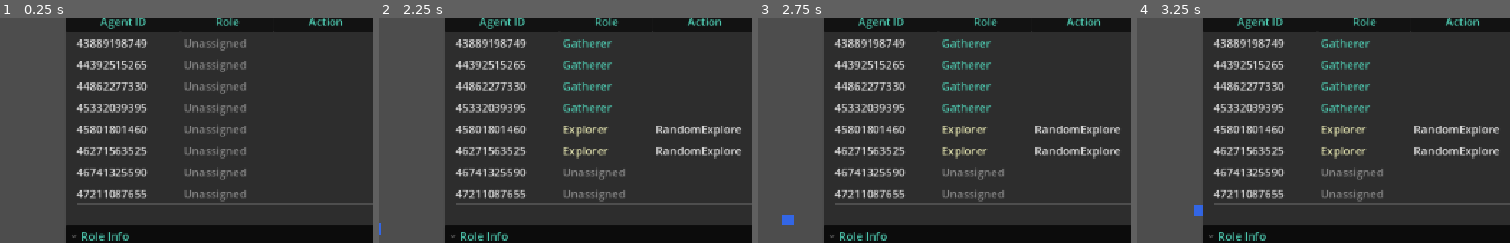
Above: before the commit, frames 1-4 (left to right).
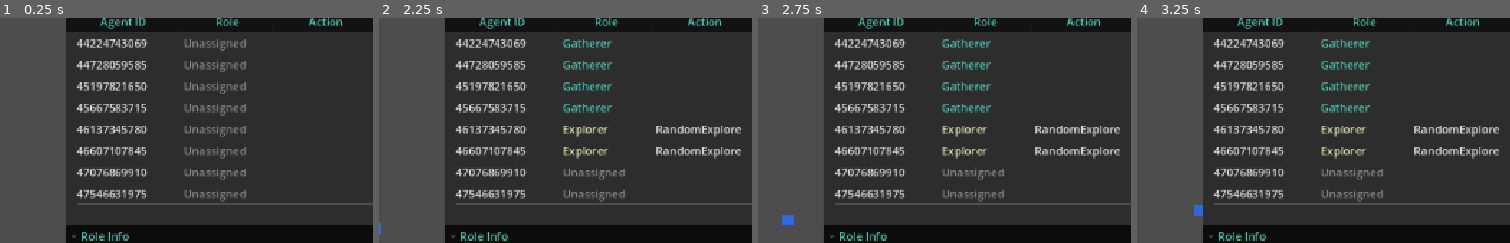
Above: after the commit, the same moments.

Repository: DoctorTangerina/colony-sim
Game: Godot game, scene res://Main.tscn
Same seed, same stepped clock (60 frames per second), same inputs: the game is played once before the commit and once after it.
Inputs:
- Up to frame 1 (0.25 s): no input
- Up to frame 2 (2.25 s): tap Enter at 0.5, 2 s; tap Space at 1.25 s
- Up to frame 3 (2.75 s): no input
- Up to frame 4 (3.25 s): tap Space at 2.75 s
The pictures show only the part of the screen within x 49-99%, y 6-56%; the shares and areas given below are measured in that part.

The runs differ from the first frame. In frame 1, 2.3% of the frame differs, in the area x 22-38%, y 9-81%; in frame 2, 2.3%; in frame 3, 2.3%; in frame 4, 2.3%.

Commit message:
feat: fully reactive replanning damped by a Switch Margin (Ticket 9)
GoapCycle.run_planning_cycle() loses its _action_in_progress no-op guard
so goal selection re-runs every planning tick, even mid-walk. A
challenger goal must now beat the currently active goal's score by a
configurable Switch Margin (goal_selector.select_goal's new
current_goal_name/switch_margin params) before it can pre-empt it,
which is what keeps full reactivity from thrashing between
closely-scored goals and keeps a GoTo's grounded destination frozen for
the plan's life. A plan that finishes cleanly now triggers an immediate
replan instead of idling until the next tick. planningInterval and the
new switchMargin are both configs/simulation.json tunables.

Diff:
--- a/agents/GoapCycle.gd
+++ b/agents/GoapCycle.gd
@@ -16,6 +16,7 @@
 var _role_acquisition: Node = null
 var _build_world_state: Callable
 var _planning_interval: float = 2.0
+var _switch_margin: float = 0.0
 var _planning_timer: float = 0.0
 var _action_index: int = 0
 var _action_in_progress: bool = false
@@ -27,7 +28,8 @@
 	goal_selector: Node,
 	role_acquisition: Node,
 	build_world_state: Callable,
-	planning_interval: float
+	planning_interval: float,
+	switch_margin: float = 0.0
 ) -> void:
 	_agent = agent
 	_planner = planner
@@ -35,6 +37,7 @@
 	_role_acquisition = role_acquisition
 	_build_world_state = build_world_state
 	_planning_interval = planning_interval
+	_switch_margin = switch_margin
 
 
 func process(delta: float) -> void:
@@ -44,14 +47,22 @@
 		run_planning_cycle()
 
 
+## ADR 7: runs every planning tick regardless of what the agent is doing -
+## no _action_in_progress no-op guard - since abandoning a GoTo is nearly
+## free (Navigator just retargets from the current position on the next
+## _execute_current_action() call). Goal Commitment/Switch Margin (passed to
+## select_goal as current_goal/_switch_margin) is what keeps this from
+## thrashing: a challenger goal only ever reaches the reassignment below by
+## actually clearing the margin or by current_goal no longer being
+## achievable, so an in-progress GoTo's concrete grounded destination is
+## never touched by a tick that merely re-confirms the same goal or fails to
+## unseat it - the existing goal_name == current_goal early-return below
+## covers both cases identically to before Ticket 9.
 func run_planning_cycle() -> void:
-	if _action_in_progress:
-		return
-
 	_role_acquisition.check_and_acquire_role()
 
 	var world_state: WorldState = _build_world_state.call()
-	var goal: Dictionary = _goal_selector.select_goal(world_state)
+	var goal: Dictionary = _goal_selector.select_goal(world_state, current_goal, _switch_margin)
 
 	if goal.is_empty():
 		current_goal = ""
@@ -108,9 +119,21 @@
 
 	_action_index += 1
 
+	# ADR 7: a plan that finishes cleanly replans immediately rather than
+	# idling until the next planningInterval tick - same treatment as the
+	# "remaining plan invalid" branch below, which already does this. Bounded
+	# recursion, not the unbounded kind _handle_action_failure's own doc
+	# comment guards against: each hop here only follows a *successful*,
+	# real state change (e.g. DepositResource actually clearing held_item),
+	# so the set of instantly-achievable goals strictly shrinks each time -
+	# it cannot revisit the same world state and loop. A goal requiring
+	# travel (GoTo has no synchronous completion) or Idle (whose completion
+	# is always an Action Failure by construction, never a natural one - see
+	# Ticket 6) breaks the chain within a few hops in the worst case.
 	if _action_index >= current_plan.size():
 		current_plan = []
 		current_goal = ""
+		run_planning_cycle()
 		return
 
 	var remaining_plan: Array = current_plan.slice(_action_index)
--- a/agents/agent.gd
+++ b/agents/agent.gd
@@ -25,6 +25,7 @@
 var _is_dead: bool = false
 
 var _planning_interval: float = 2.0
+var _switch_margin: float = 0.0
 var _agent_speed: float = 200.0
 var _discovery_radius: float = 50.0
 var _interaction_radius: float = 50.0
@@ -56,6 +57,7 @@
 	var data: Dictionary = ConfigLoader.load_dict("res://configs/simulation.json")
 	_agent_speed = data.get("agentSpeed", 200.0)
 	_planning_interval = data.get("planningInterval", 2.0)
+	_switch_margin = data.get("switchMargin", 2.0)
 	_discovery_radius = data.get("discoveryRadius", 50.0)
 	_interaction_radius = data.get("interactionRadius", 50.0)
 	if not data.has("mapMinX") or not data.has("mapMinY") or not data.has("mapMaxX") or not data.has("mapMaxY"):
@@ -74,7 +76,7 @@
 
 	_role_acquisition.role_changed.connect(_on_role_changed)
 
-	_goap_cycle.setup(self, _planner, _goal_selector, _role_acquisition, _build_world_state, _planning_interval)
+	_goap_cycle.setup(self, _planner, _goal_selector, _role_acquisition, _build_world_state, _planning_interval, _switch_margin)
 	action_completed.connect(_goap_cycle.on_action_completed)
 
 
--- a/agents/goal_selector.gd
+++ b/agents/goal_selector.gd
@@ -22,19 +22,42 @@
 	return _role_component
 
 
-func select_goal(world_state: WorldState) -> Dictionary:
+## Goal Commitment / Switch Margin (ADR 7, CONTEXT.md): under full reactivity
+## every achievable goal is re-scored every planning tick, even mid-walk, so
+## a bare "always take the best scorer" would thrash between closely-scored
+## or intermittently-achievable goals. current_goal_name is the goal the
+## caller is already committed to; a challenger only pre-empts it by scoring
+## more than switch_margin above it. If current_goal_name is empty or no
+## longer among this tick's achievable candidates (its own precondition/
+## effects state moved on), there is nothing to commit to and the top
+## scorer wins outright, same as the no-margin default (switch_margin's
+## default of 0.0 combined with an empty current_goal_name reproduces the
+## pre-ADR-7 behavior exactly, so existing no-arg callers are unaffected).
+func select_goal(world_state: WorldState, current_goal_name: String = "", switch_margin: float = 0.0) -> Dictionary:
 	var candidates := _get_achievable_goals(world_state)
 	if candidates.is_empty():
 		return {}
 
 	var best: Dictionary = candidates[0]
 	var best_score: float = -1.0
+	var current_entry: Dictionary = {}
+	var current_score: float = -1.0
 	for goal in candidates:
 		var score := _score_goal(goal, world_state)
 		if score > best_score:
 			best_score = score
 			best = goal
-	return best
+		if goal["name"] == current_goal_name:
+			current_entry = goal
+			current_score = score
+
+	if current_goal_name.is_empty() or current_entry.is_empty() or best["name"] == current_goal_name:
+		return best
+
+	if best_score > current_score + switch_margin:
+		return best
+
+	return current_entry
 
 
 func get_available_goals(world_state: WorldState) -> Array[Dictionary]:
--- a/configs/simulation.json
+++ b/configs/simulation.json
@@ -11,5 +11,7 @@
   "mapMaxX": 1120,
   "mapMaxY": 616,
   "discoveryRadius": 50.0,
-  "interactionRadius": 50.0
+  "interactionRadius": 50.0,
+  "planningInterval": 2.0,
+  "switchMargin": 2.0
 }
